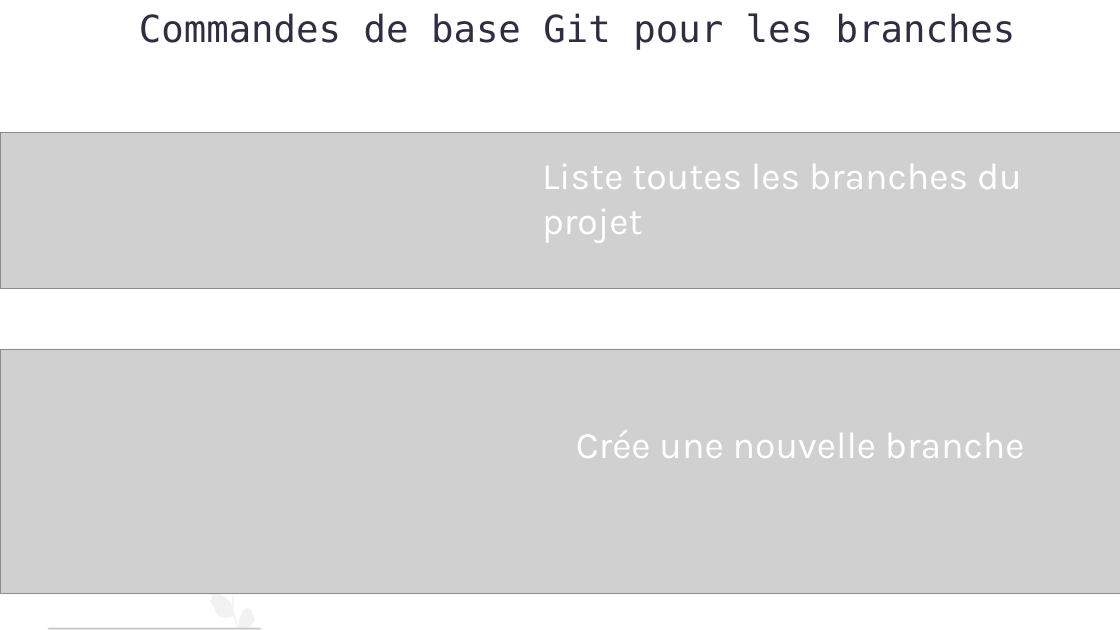
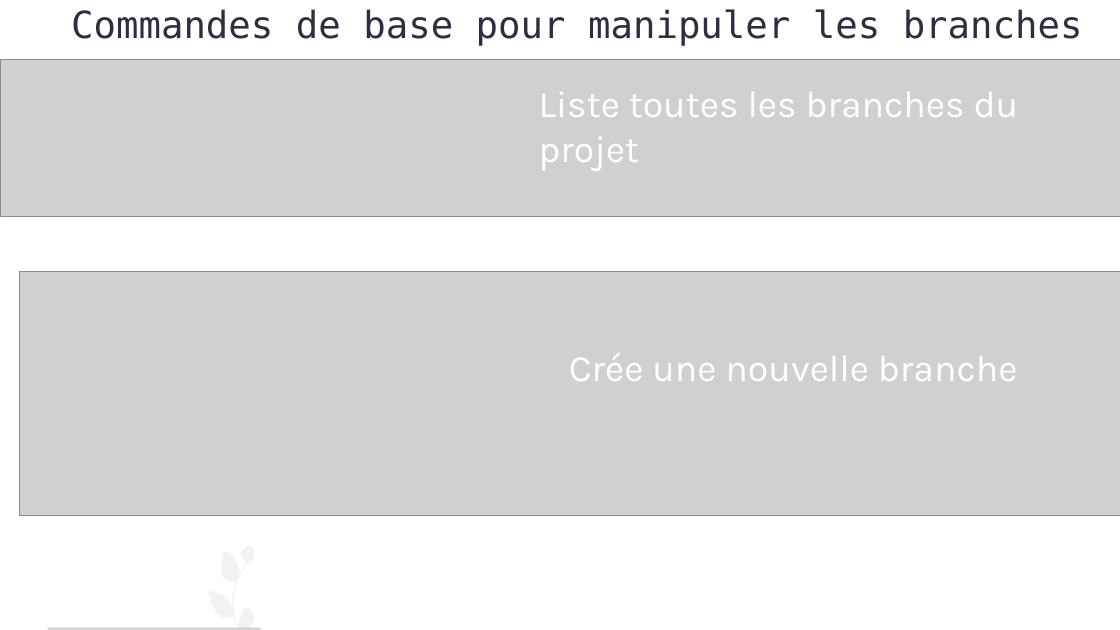
Before and after one commit to AbdessamadAbdaoui/Presentation_Git, a slide deck: slide 18 of presentation_Git.pptx (slide 14 before the commit). Drawn at 1120x630 pixels with LibreOffice and Linux fonts; fonts in the diff are those of the drawing; grey boxes stand for pictures. Boxes give left, top, right and bottom in pixels: in the first picture for what was removed or moved away, otherwise in the second. Text is boxed around its words. In the diff, an @@ line names an element or a change of style, - is before the commit and + after.

```diff
--- a/presentation_Git.pptx
+++ b/presentation_Git.pptx
@@ text at (x1=71, y1=9, x2=1083, y2=46): text changed @@
-Commandes de base Git pour les branches
+Commandes de base pour manipuler les branches
@@ picture moved from (x1=0, y1=133, x2=1120, y2=289) to (x1=0, y1=60, x2=1120, y2=216) @@
@@ text "Liste toutes les branches du ..." moved from (x1=542, y1=164, x2=1022, y2=243) to (x1=539, y1=92, x2=1019, y2=171) @@
@@ picture resized from (x1=0, y1=349, x2=1120, y2=593) to (x1=19, y1=271, x2=1120, y2=516) @@
@@ text "Crée une nouvelle branche" moved from (x1=576, y1=430, x2=1025, y2=458) to (x1=569, y1=353, x2=1018, y2=381) @@
```
Also in this commit, not shown: 14 other slides changed, 8 slides added, 6 slides removed, 1 other file.
